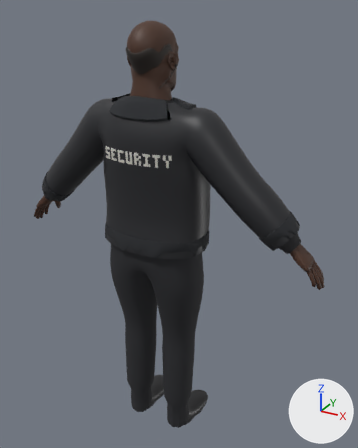
What one commit did to the glTF model game/assets/characters/char_club_bouncer/char_club_bouncer.glb.
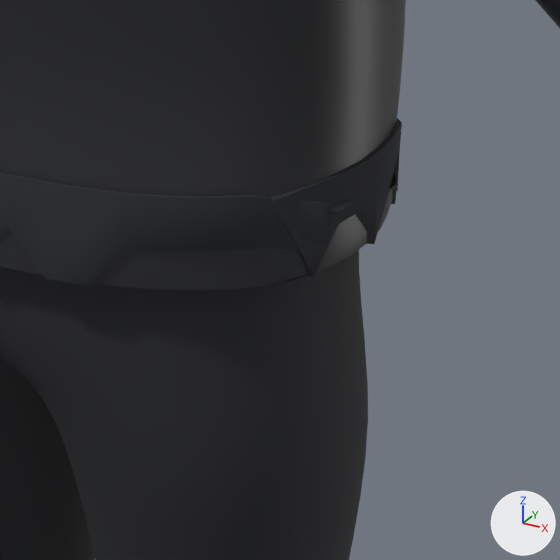
Each version is shown whole from a 50 mm lens placed at (1.018, -1.655, 1.927), pointed at (0.046, 0.114, 1.043), then close up on the part from 39% to 66% of the width and 47% to 68% of the height. Arrows for +X, +Y and +Z are at lower right; the lights stay in place. The first two pictures are the older version. The close-ups show mesh edges as thin lines. Vertices at exactly the same position are counted once.

Objects in the first close-up: 'Outfit'.
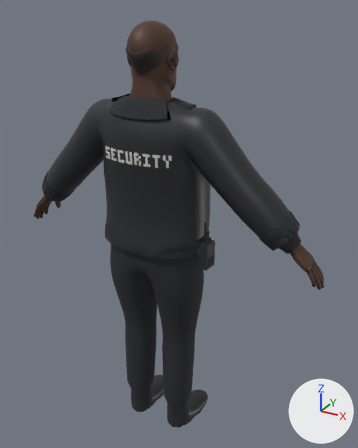
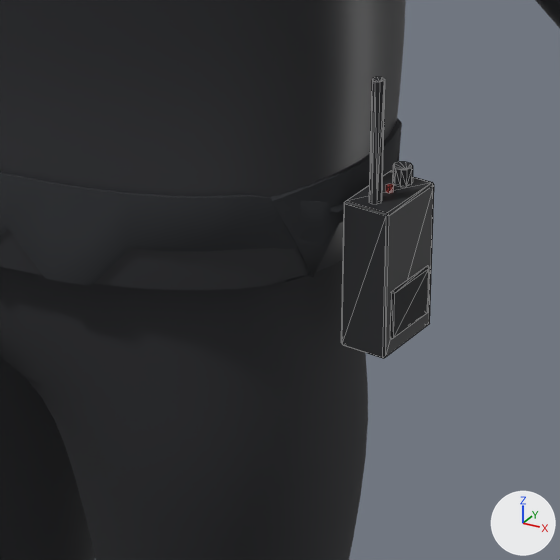
What differs and where, as boxes [x1, y1, x2, y2] in the close-ups (560 x 560 px):
'Gear', reshaped (not visible before)
    after: [341, 77, 434, 358]
part 1 of me_gear, added
    after: [386, 184, 393, 193]
part 2 of me_gear, added
    after: [369, 77, 385, 204]
part 3 of me_gear, added
    after: [392, 162, 413, 187]
part 4 of me_gear, added (black)
    after: [341, 170, 434, 358]
part 5 of me_gear, added (black)
    after: [390, 266, 429, 339]

Patch to the scene script:
```diff
--- a/game/assets/characters/char_club_bouncer/char_club_bouncer.glb.py
+++ b/game/assets/characters/char_club_bouncer/char_club_bouncer.glb.py
@@ mat_m_polymer_black @@
+mat_m_polymer_black = principled_material('M_polymer_black')
+mat_m_polymer_black.base_color = (0.0194, 0.0203, 0.0232)  # black #26272a
+mat_m_polymer_black.roughness = 0.6
@@ mat_m_char_led_red @@
+mat_m_char_led_red = principled_material('M_char_led_red')
+mat_m_char_led_red.base_color = (0.366, 0.0423, 0.0356)  # red #a33a35
+mat_m_char_led_red.roughness = 0.35
@@ me_gear @@
 # used by ob_gear; location = (0.0, 0.0, 0.0)
-me_gear.from_pydata(...)  # 626 vertices, 1096 faces; spans x -0.148..0.148, y -0.162..0.195, z 0.954..1.735
+me_gear.from_pydata(...)  # 738 vertices, 1296 faces; spans x -0.148..0.277, y -0.162..0.195, z 0.951..1.735
+# me_gear part 1: a new loose piece, a 6-sided cylinder along z spanning x 0.2518..0.2576, y -0.0325..-0.027, z 1.0623..1.0665, in mat_m_char_led_red (red #a33a35)
+# me_gear part 2: a new loose piece, an 8-sided cylinder along z spanning x 0.2484..0.2572, y -0.052..-0.0432, z 1.0618..1.1515, in mat_m_rubber_black (black #232427)
+# me_gear part 3: a new loose piece, a 10-sided cylinder along z spanning x 0.25..0.263, y -0.02..-0.006, z 1.062..1.075, in mat_m_rubber_black (black #232427)
+# me_gear part 4: a new loose piece of 24 vertices spanning x 0.234..0.276, y -0.062..0.002, z 0.951..1.062, in mat_m_polymer_black (black #26272a)
+# me_gear part 5: a new loose piece of 16 vertices spanning x 0.269..0.277, y -0.056..-0.008, z 0.964..1.002, in mat_m_rubber_black (black #232427)
+# other edits to the shape of me_gear do not show in these pictures
 me_gear.materials.append(mat_m_char_button_pale)
@@ me_gear @@
 me_gear.materials.append(mat_m_chrome)
+me_gear.materials.append(mat_m_char_led_red)  # red #a33a35
+me_gear.materials.append(mat_m_polymer_black)  # black #26272a
+me_gear.materials.append(mat_m_rubber_black)  # black #232427
```
